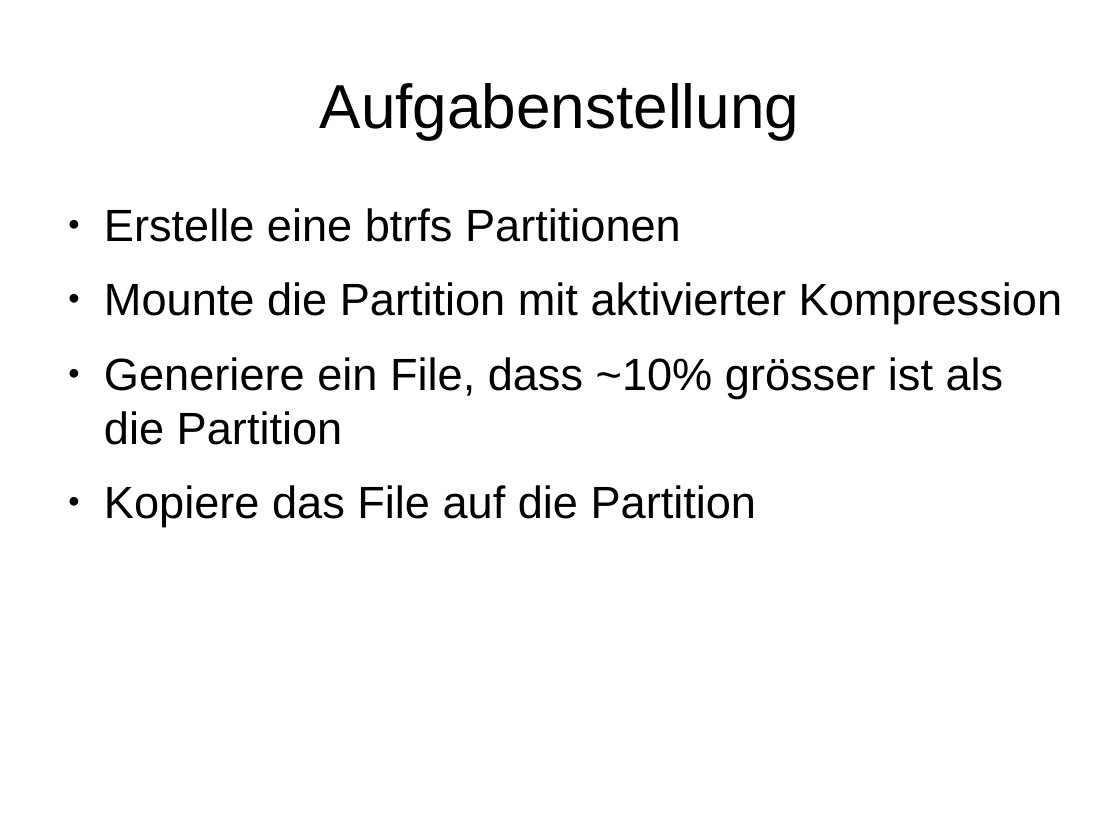
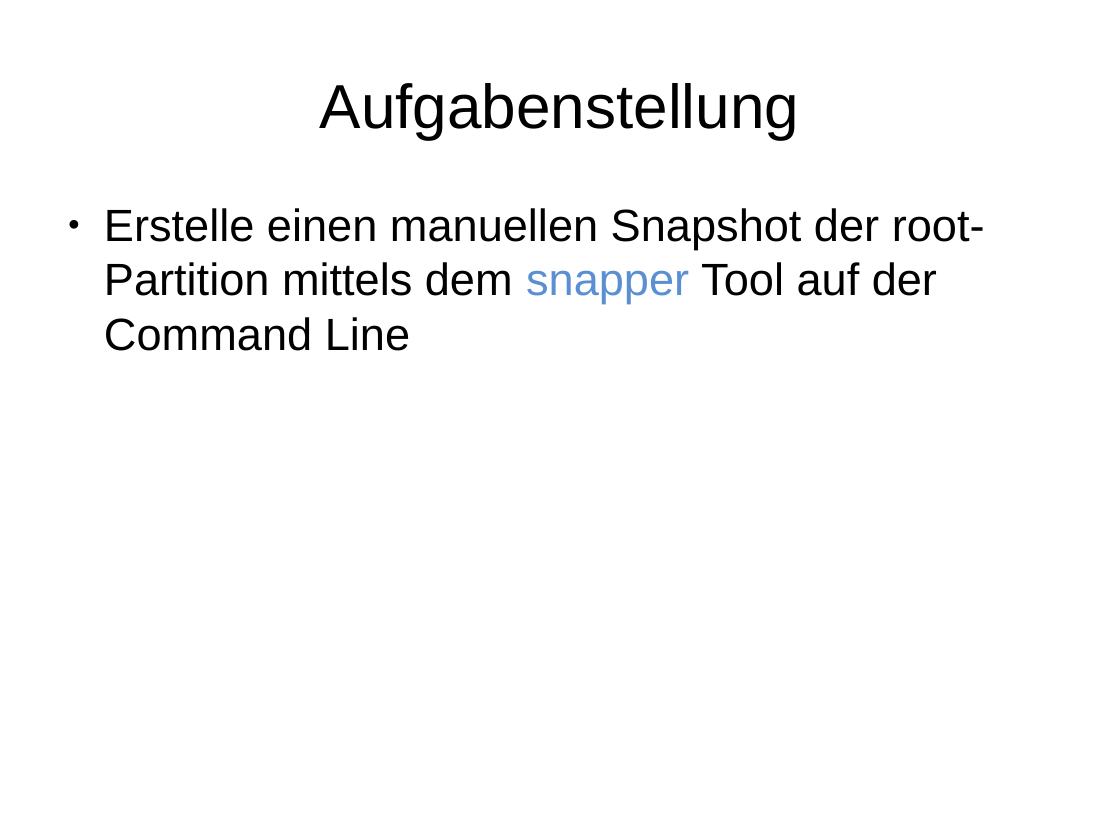
Before and after one commit to adfinis/adsy-trainings, a slide deck: slide 2 of SSA_SUSE-System-Administration/1006_snapper/modul_snapper_1006_03_handson.odp. Drawn at 1120x840 pixels with LibreOffice and Linux fonts; fonts in the diff are those of the drawing. Boxes give left, top, right and bottom in pixels: in the first picture for what was removed or moved away, otherwise in the second. Text is boxed around its words. In the diff, an @@ line names an element or a change of style, - is before the commit and + after.

Commit message:
update module snapper

```diff
--- a/SSA_SUSE-System-Administration/1006_snapper/modul_snapper_1006_03_handson.odp
+++ b/SSA_SUSE-System-Administration/1006_snapper/modul_snapper_1006_03_handson.odp
@@ text at [104,208,985,351]: text changed @@
-● Erstelle eine btrfs Partitionen
-● Mounte die Partition mit aktivierter Kompression
-● Generiere ein File, dass ~10% grösser ist als die Partition
-● Kopiere das File auf die Partition
+● Erstelle einen manuellen Snapshot der root- Partition mittels dem snapper Tool auf der Command Line
```
Also in this commit, not shown: 1 other slide changed, 2 slides added, 2 slides removed, 2 other files.
